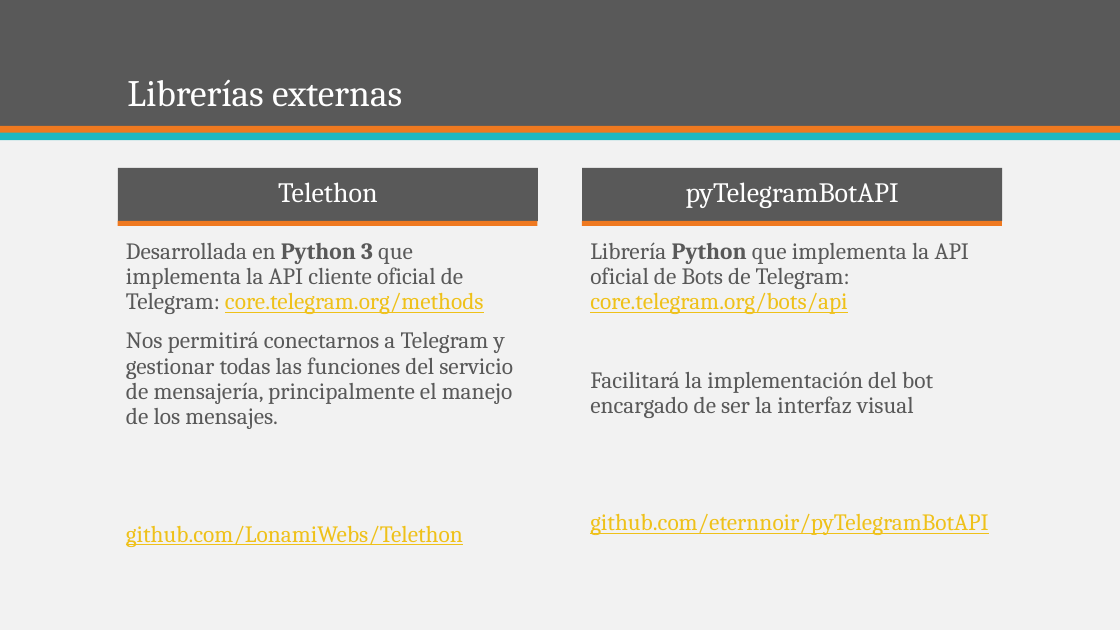
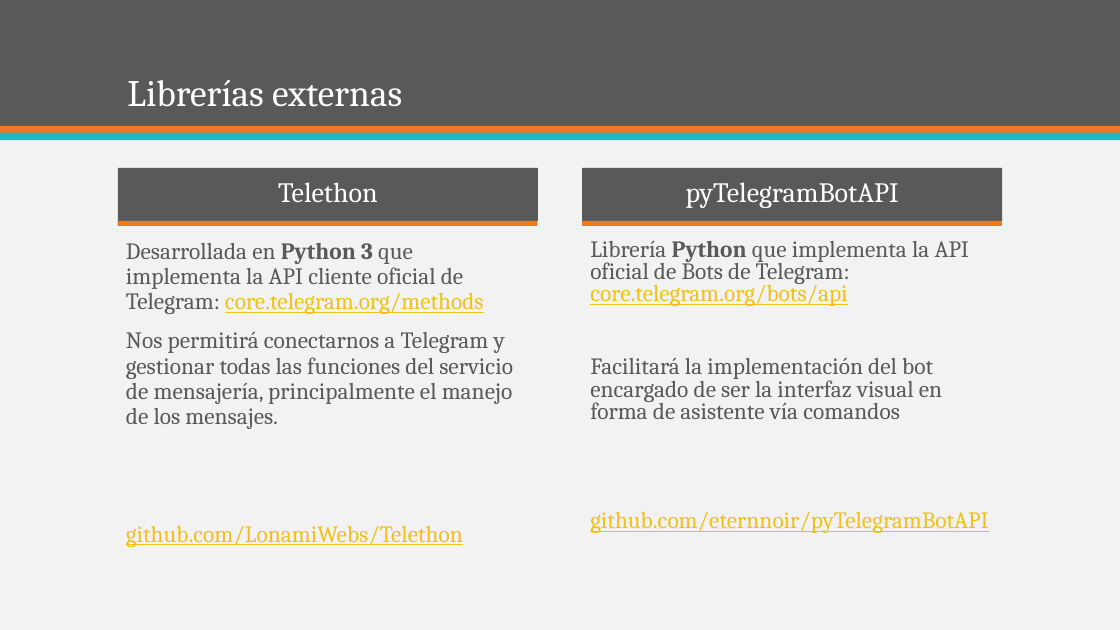
Before and after one commit to javyyk/teleAlert, a slide deck: slide 5 of Presentacion.pptx (slide 6 before the commit). Drawn at 1120x630 pixels with LibreOffice and Linux fonts; fonts in the diff are those of the drawing. Boxes give left, top, right and bottom in pixels: in the first picture for what was removed or moved away, otherwise in the second. Text is boxed around its words. In the diff, an @@ line names an element or a change of style, - is before the commit and + after.

Commit message:
Powerpoint presentacion v2

```diff
--- a/Presentacion.pptx
+++ b/Presentacion.pptx
@@ text at box(590, 240, 988, 533): line spacing 0.9 to 0.8 @@
@@ text at box(590, 358, 942, 419): text changed @@
-Facilitará la implementación del bot encargado de ser la interfaz visual
+Facilitará la implementación del bot encargado de ser la interfaz visual en forma de asistente vía comandos
```
Also in this commit, not shown: 1 other slide changed, 1 slide removed.
